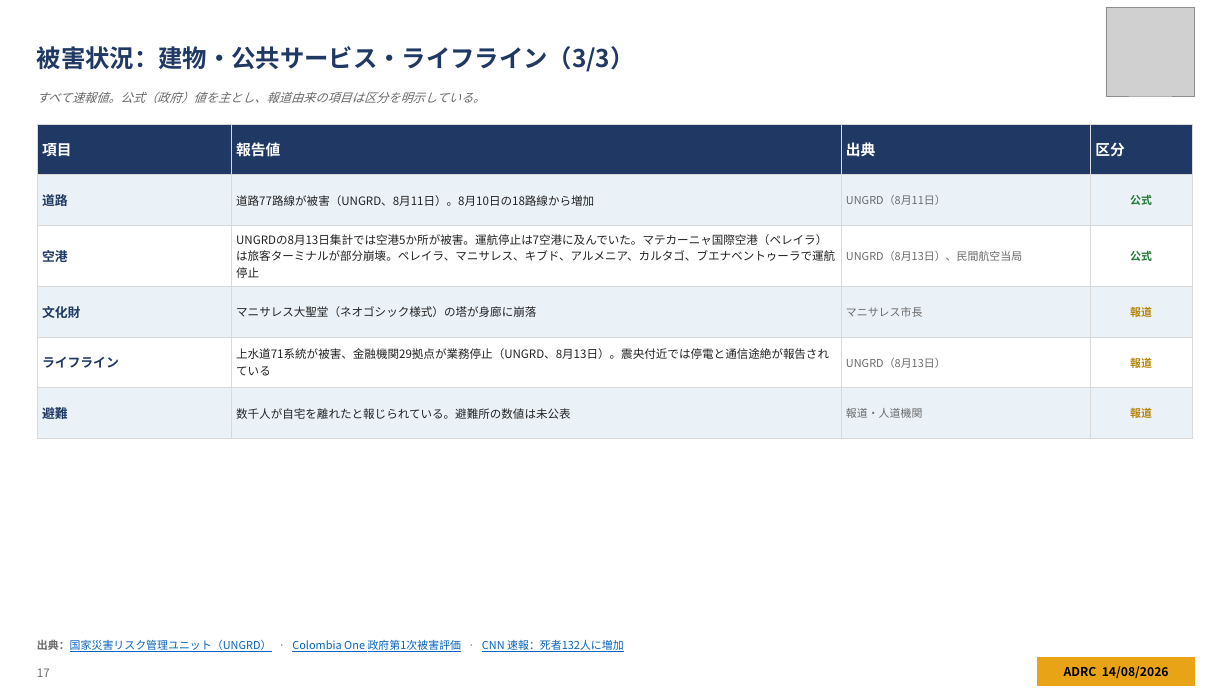
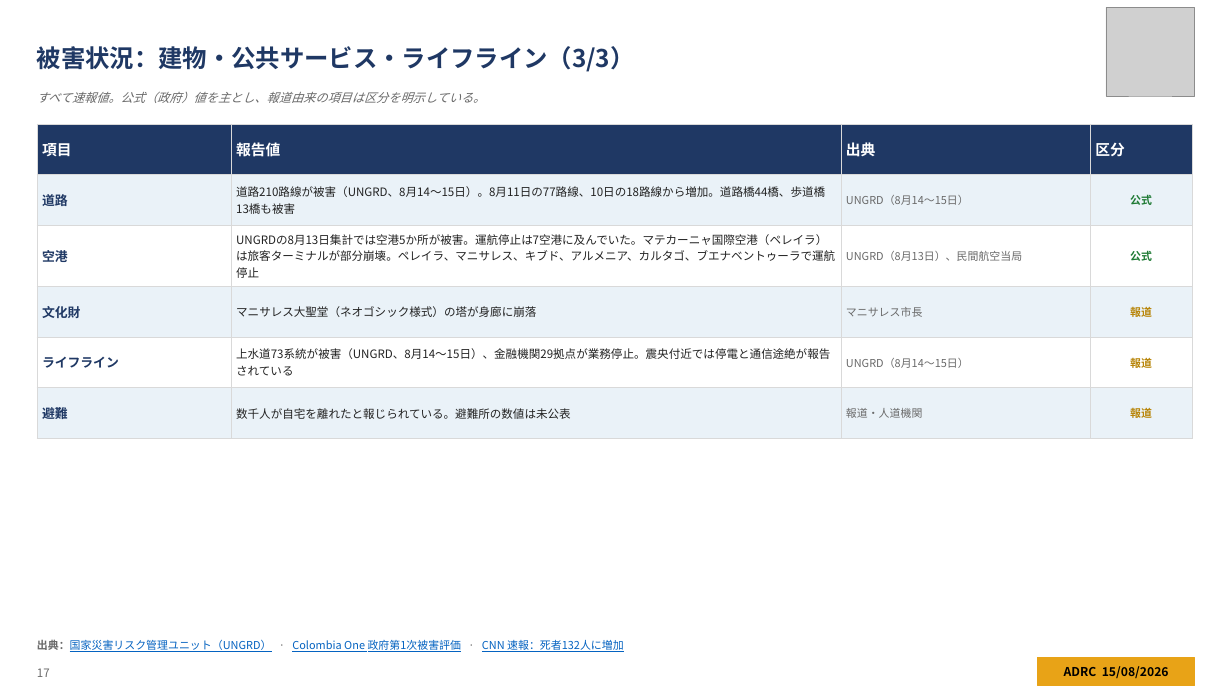
Before and after one commit to kochobi-max/whatsmap, a slide deck: slide 17 of reports/colombia_eq_20260810/output/ADRC_EQ_COL_Choco_20260810_JA.pptx. Drawn at 1232x693 pixels with LibreOffice and Linux fonts; fonts in the diff are those of the drawing; grey boxes stand for pictures. Boxes give left, top, right and bottom in pixels: in the first picture for what was removed or moved away, otherwise in the second. Text is boxed around its words. In the diff, an @@ line names an element or a change of style, - is before the commit and + after.

```diff
--- a/reports/colombia_eq_20260810/output/ADRC_EQ_COL_Choco_20260810_JA.pptx
+++ b/reports/colombia_eq_20260810/output/ADRC_EQ_COL_Choco_20260810_JA.pptx
@@ table at bbox=[37, 124, 1192, 427] @@
-row 2, column 2: 道路77路線が被害（UNGRD、8月11日）。8月10日の18路線から増加
+row 2, column 2: 道路210路線が被害（UNGRD、8月14〜15日）。8月11日の77路線、10日の18路線から増加。道路橋44橋、歩道橋13橋も被害
-row 2, column 3: UNGRD（8月11日）
+row 2, column 3: UNGRD（8月14〜15日）
-row 5, column 2: 上水道71系統が被害、金融機関29拠点が業務停止（UNGRD、8月13日）。震央付近では停電と通信途絶が報告されている
+row 5, column 2: 上水道73系統が被害（UNGRD、8月14〜15日）、金融機関29拠点が業務停止。震央付近では停電と通信途絶が報告されている
-row 5, column 3: UNGRD（8月13日）
+row 5, column 3: UNGRD（8月14〜15日）
@@ text at bbox=[1064, 666, 1169, 678]: text changed @@
-ADRC 14/08/2026
+ADRC 15/08/2026
```
Also in this commit, not shown: 32 other slides changed, 2 slides added, 8 other files.
